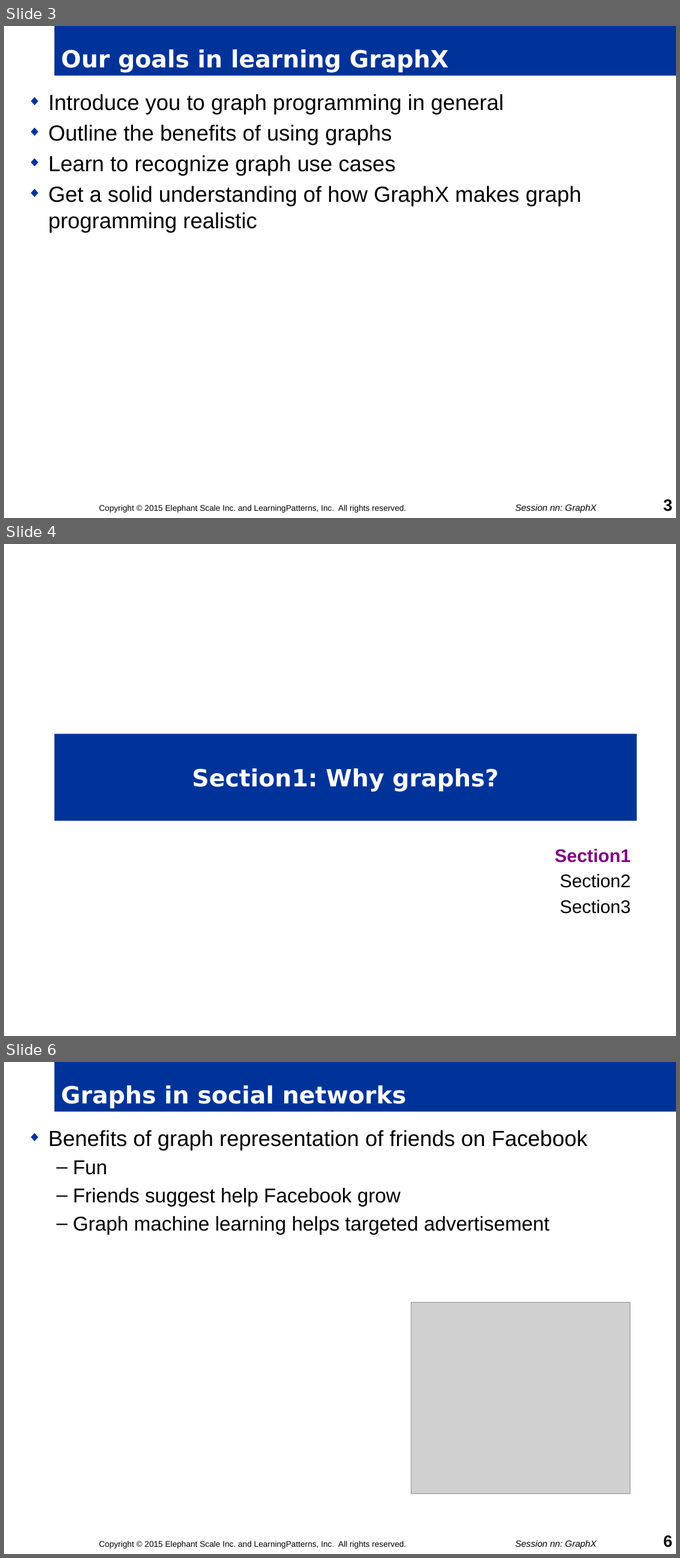
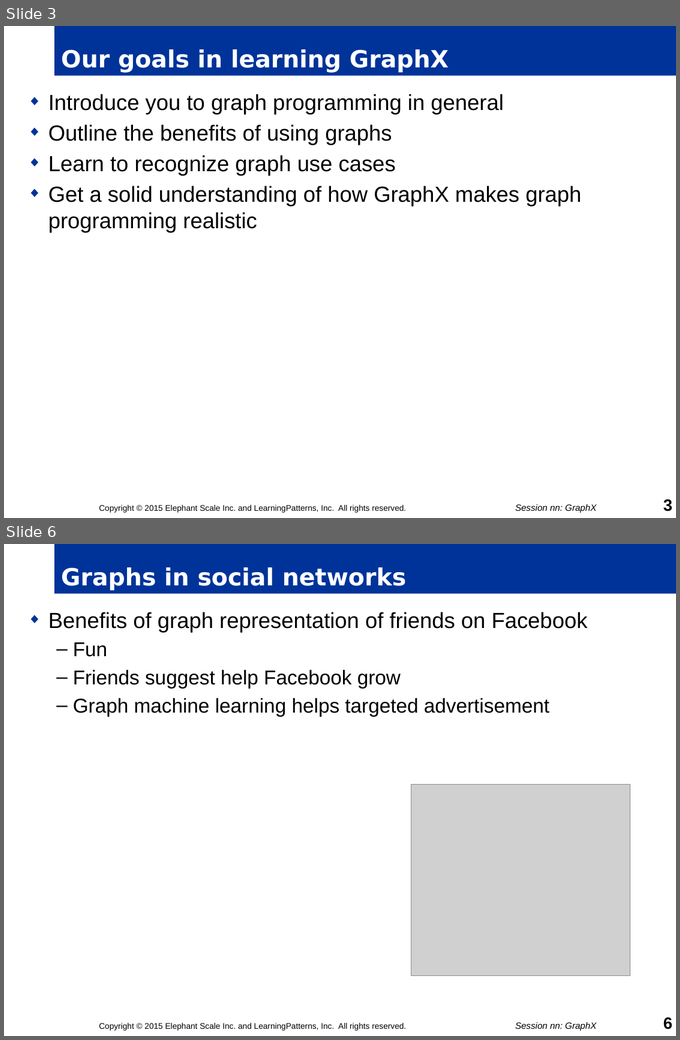
Before and after one commit to mattvinks/spark-labs, a slide deck: slides/nn_GraphX.pptm. Shown one above the other, each under a label of ours: slides 3, 4 and 6 before the commit, slides 3 and 6 after it; the slides between them are not shown. The pictures are 680x1558 and 680x1040 pixels, drawn with LibreOffice and Linux fonts; fonts in the diff are those of the drawing; grey boxes stand for pictures; background and template pictures are left out. Boxes give left, top, right and bottom in pixels: in the first picture for what was removed or moved away, otherwise in the second. Text is boxed around its words. In the diff, an @@ line names an element or a change of style, - is before the commit and + after.

Commit message:
first two sections done

```diff
--- a/slides/nn_GraphX.pptm
+++ b/slides/nn_GraphX.pptm
@@ slide 4 removed at (x1=4, y1=544, x2=676, y2=1036), background #FFFFFF @@
@@ title removed at (x1=54, y1=734, x2=636, y2=821) @@
-Section1: Why graphs?
@@ subtitle removed at (x1=555, y1=849, x2=631, y2=914) @@
-  Section1
-  Section2
-  Section3
```
Also in this commit, not shown: 3 slides changed, 9 slides added.
